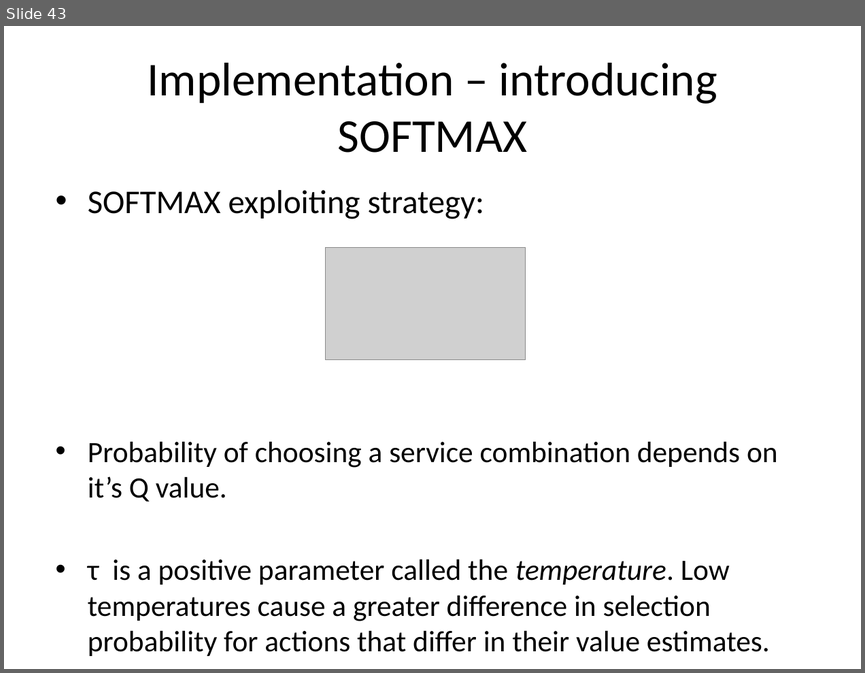
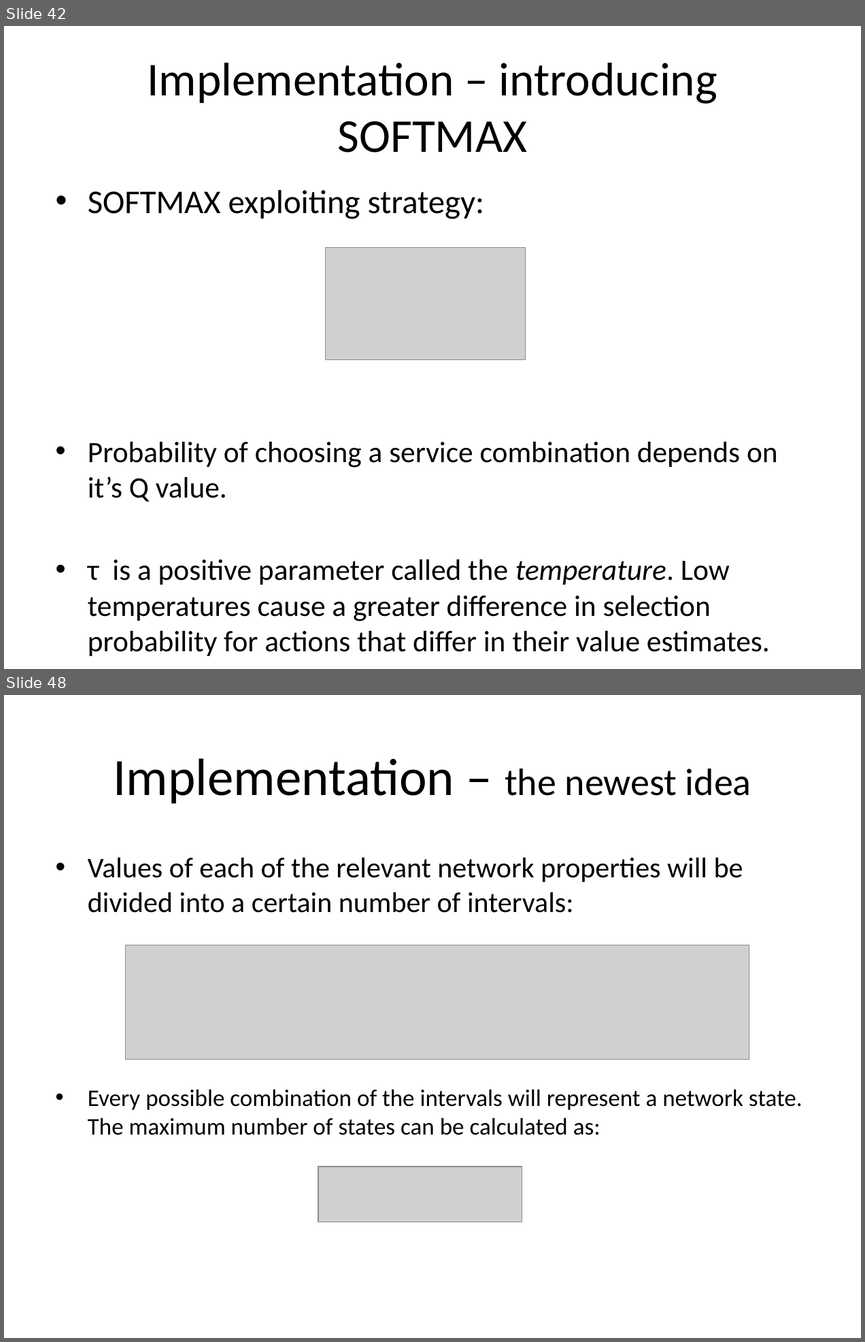
Before and after one commit to ro1208984/learning.java, a slide deck: Mobile Day presentation.pptx. Shown one above the other, each under a label of ours: slide 43 before the commit, slides 42 and 48 after it; the slides between them are not shown. The pictures are 865x673 and 865x1342 pixels, drawn with LibreOffice and Linux fonts; fonts in the diff are those of the drawing; grey boxes stand for pictures. Boxes give left, top, right and bottom in pixels: in the first picture for what was removed or moved away, otherwise in the second. Text is boxed around its words. In the diff, an @@ line names an element or a change of style, - is before the commit and + after.

```diff
--- a/Mobile Day presentation.pptx
+++ b/Mobile Day presentation.pptx
@@ slide 48 added at bbox=[4, 695, 861, 1338], background #FFFFFF @@
@@ title added at bbox=[113, 758, 751, 804], 44 pt, text #000000 @@
+Implementation – the newest idea
@@ text added at bbox=[88, 857, 802, 1135], 20 pt, text #000000 @@
+• Values of each of the relevant network properties will be divided into a certain number of intervals:
+• Every possible combination of the intervals will represent a network state. The maximum number of states can be calculated as:
@@ picture added at bbox=[126, 945, 749, 1059] @@
@@ picture added at bbox=[318, 1166, 522, 1222] @@
@@ what was slide 43 is now slide 42 @@
```
Also in this commit, not shown: 17 slides changed, 4 other slides added, 2 slides removed.
